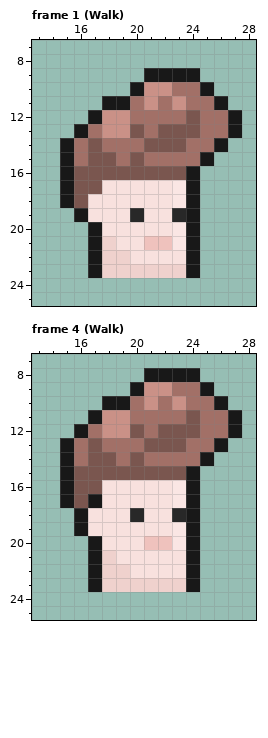
Pixel-art file -- Mayday.Game/Content/Images/Heads_1.aseprite. Above, as it was before the edit.
42x33 pixels, 7 frames. Shown: frame 1 (Walk): x 13..28, y 7..25; frame 4 (Walk): x 13..28, y 7..25. The commit also changed other frames, which this record leaves out.
New version:
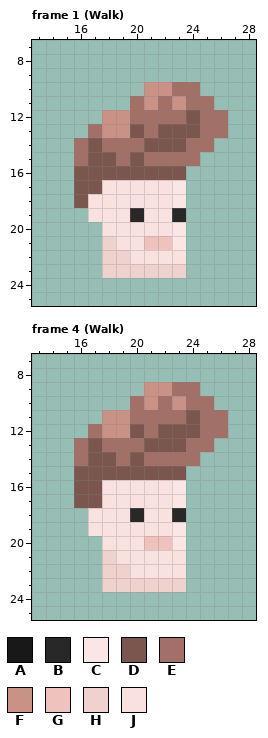
Palette (. is transparent): A #181818  B #282828  C #fae6e4  D #7a564f  E #a27067  F #ca9187  G #efc2bd  H #efd1cd  J #f8e1de
Diff:
layer "Hair" removed
Frame 1 (Walk):
Colour A is removed in row 9 at x 21 to 24; in row 10 at x 20 and 25; in row 11 at x 18 to 19 and 26; in row 12 at x 17 and 27; in row 13 at x 16 and 27; in row 14 at x 15 and 26.
Colour A is removed in row 15 at x 15 and 25; in rows 16 to 18 at x 15 and 24; in row 19 at x 16 and 24; in rows 20 to 23 at x 17 and 24.
Frame 4 (Walk):
The author changed colour A to colour D in row 17 at x 17.
Colour A is removed in row 8 at x 21 to 24; in row 9 at x 20 and 25; in row 10 at x 18 to 19 and 26; in row 11 at x 17 and 27; in row 12 at x 16 and 27; in row 13 at x 15 and 26.
Colour A is removed in row 14 at x 15 and 25; in rows 15 to 17 at x 15 and 24; in rows 18 to 19 at x 16 and 24; in rows 20 to 23 at x 17 and 24.
Changed places in both pictures, as pixel boxes (x1, y1, x2, y2):
erased: (60, 68, 242, 278)
changed: (60, 368, 242, 592)
